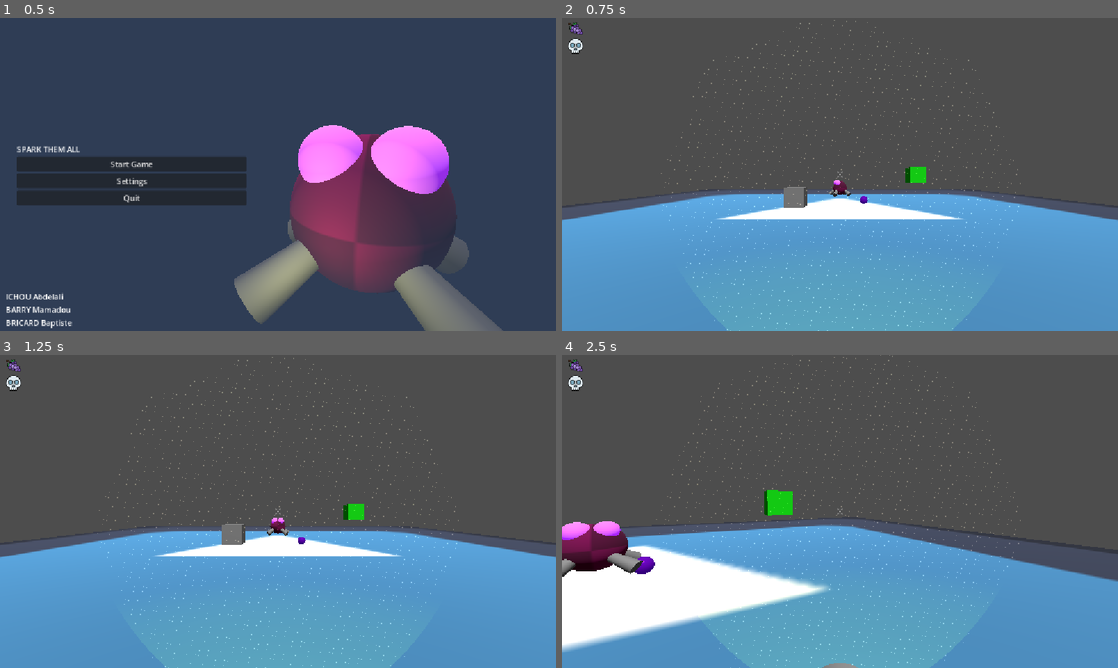
Above: before the commit, frames 1-4 (two rows, left to right).
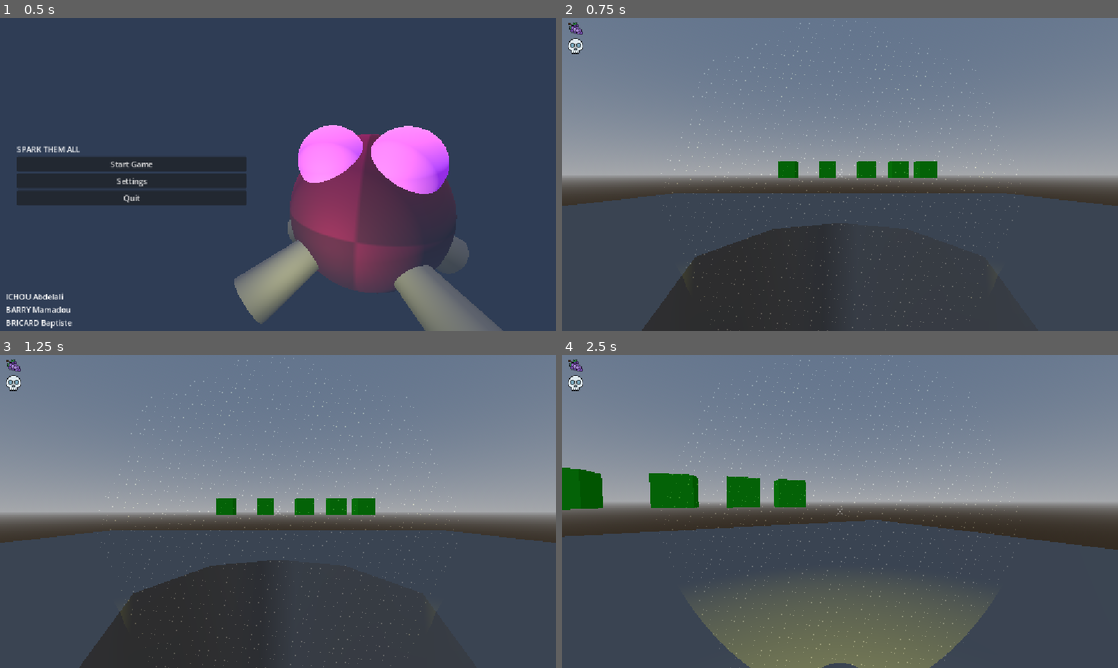
Above: after the commit, the same moments.

Repository: BrokHoly/spark-them-all
Game: Godot game, scene res://levels/main_menu_scene.tscn
The game is run twice, just before and just after one commit, with the same random seed, the same clock (stepped at 60 frames per second) and the same inputs. This scene is started directly instead of the project's main scene. The engine's default icon, where the game draws it, is replaced by a stand-in: a white triangle on a blue panel in a dark square.
Inputs (mouse positions are in pixels of both pictures, inside the frame that each line leads up to):
- Up to frame 1 (0.5 s): no input
- Up to frame 2 (0.75 s): click "Start Game" at 0.5 s
- Up to frame 3 (1.25 s): no input
- Up to frame 4 (2.5 s): move the mouse to (867, 511) at 1.27 s; press the mouse at (867, 511) at 1.28 s; hold W (move_forward) from 1.28 s (still down); tap Space (jump) at 1.52, 2.27 s; move the mouse to (812, 511) at 2.02 s; release the mouse at (812, 511) at 2.03 s; tap F (interact) at 2.1 s

Frame 1 is identical in both runs. In frame 2, 95% of the frame differs, in the area x 0-100%, y 0-100%; in frame 3, 95%; in frame 4, 94%.

Commit message:
main_scene -> main

Diff:
--- a/ui/main_menu.gd
+++ b/ui/main_menu.gd
@@ -3,7 +3,7 @@
 
 func _on_start_game_button_pressed() -> void:
 	#Go in the proto_hub scene.
-	get_tree().change_scene_to_file("res://levels/proto_hub.tscn")
+	get_tree().change_scene_to_file("res://levels/hub.tscn")
 
 
 func _on_settings_button_pressed() -> void:
Not shown: 1 places in levels/main_menu_scene.tscn that only renumber resources
